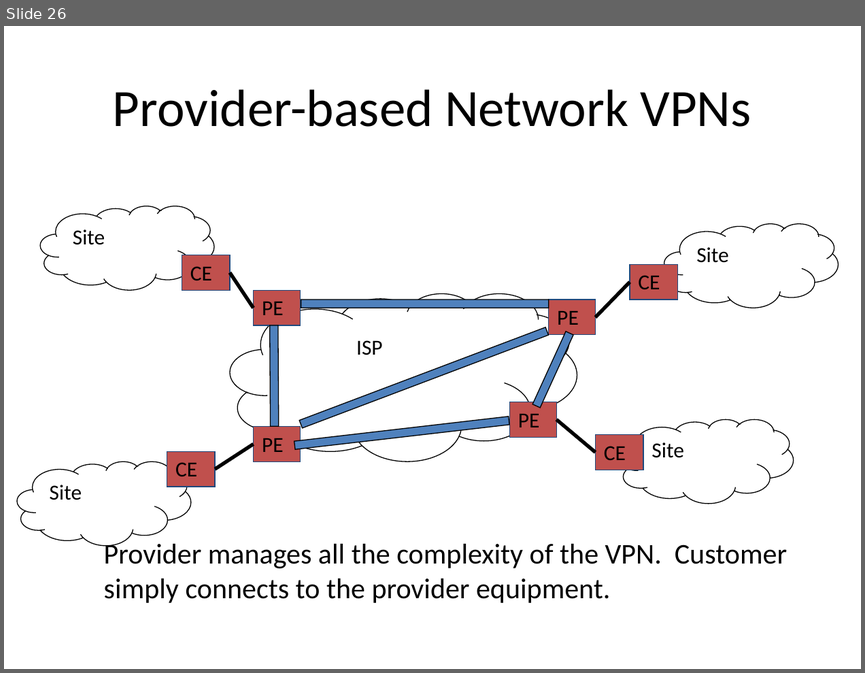
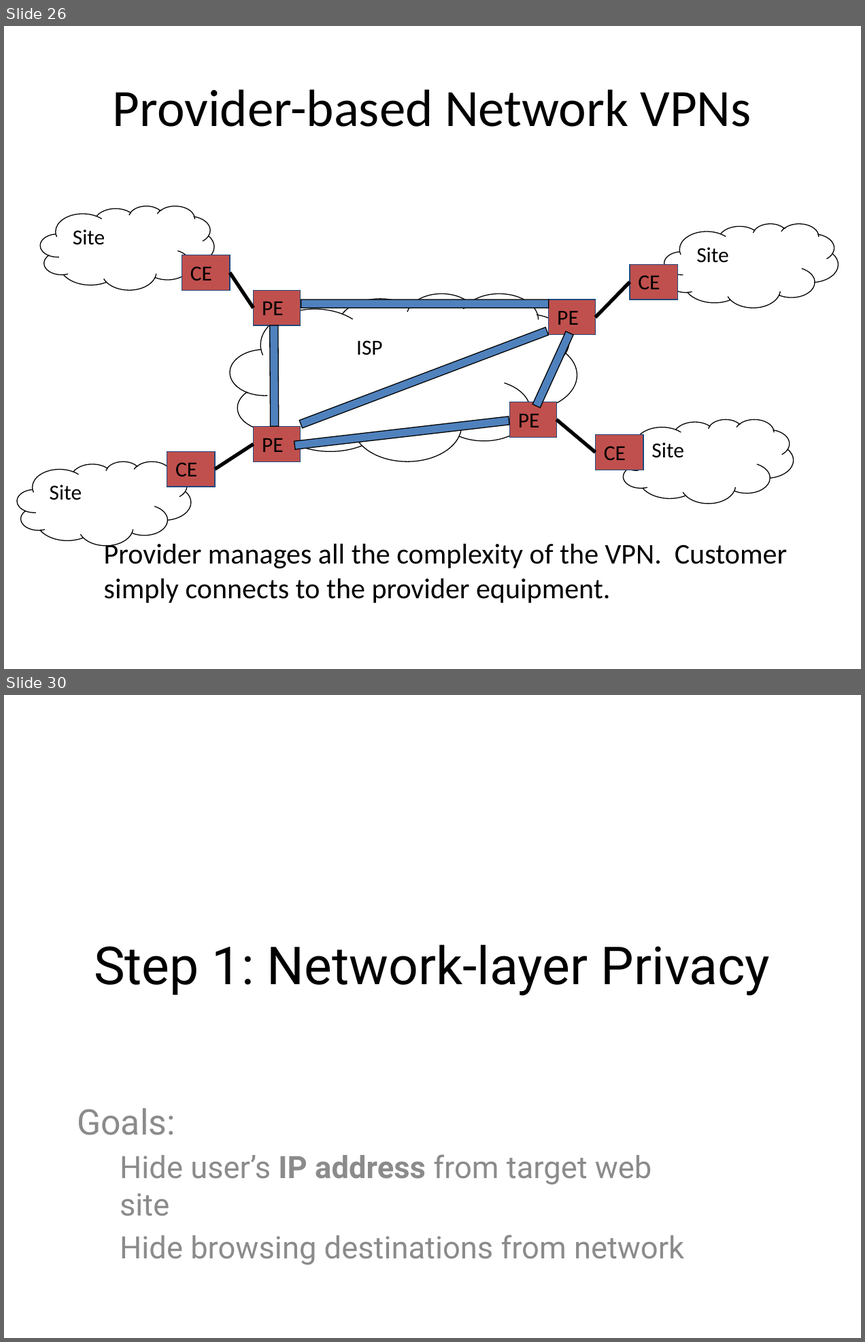
Before and after one commit to noise-lab/security-course, a slide deck: fall2016/lectures/18-IDS-VPN.pptx. Shown one above the other, each under a label of ours: slide 26 before the commit, slides 26 and 30 after it; the slides between them are not shown. The pictures are 865x673 and 865x1342 pixels, drawn with LibreOffice and Linux fonts; fonts in the diff are those of the drawing. Boxes give left, top, right and bottom in pixels: in the first picture for what was removed or moved away, otherwise in the second. Text is boxed around its words. In the diff, an @@ line names an element or a change of style, - is before the commit and + after.

```diff
--- a/fall2016/lectures/18-IDS-VPN.pptx
+++ b/fall2016/lectures/18-IDS-VPN.pptx
@@ slide 30 added at box(4, 695, 861, 1338), background #FFFFFF @@
@@ title added at box(94, 945, 770, 996), 44 pt, text #000000 @@
+Step 1: Network-layer Privacy
@@ subtitle added at box(77, 1108, 684, 1265), 25.9 pt, text #8C8C8C @@
+Goals:
+  Hide user’s IP address from target web site
+  Hide browsing destinations from network
```
Also in this commit, not shown: 10 slides changed, 42 other slides added, 1 slide removed, 8 other files.
